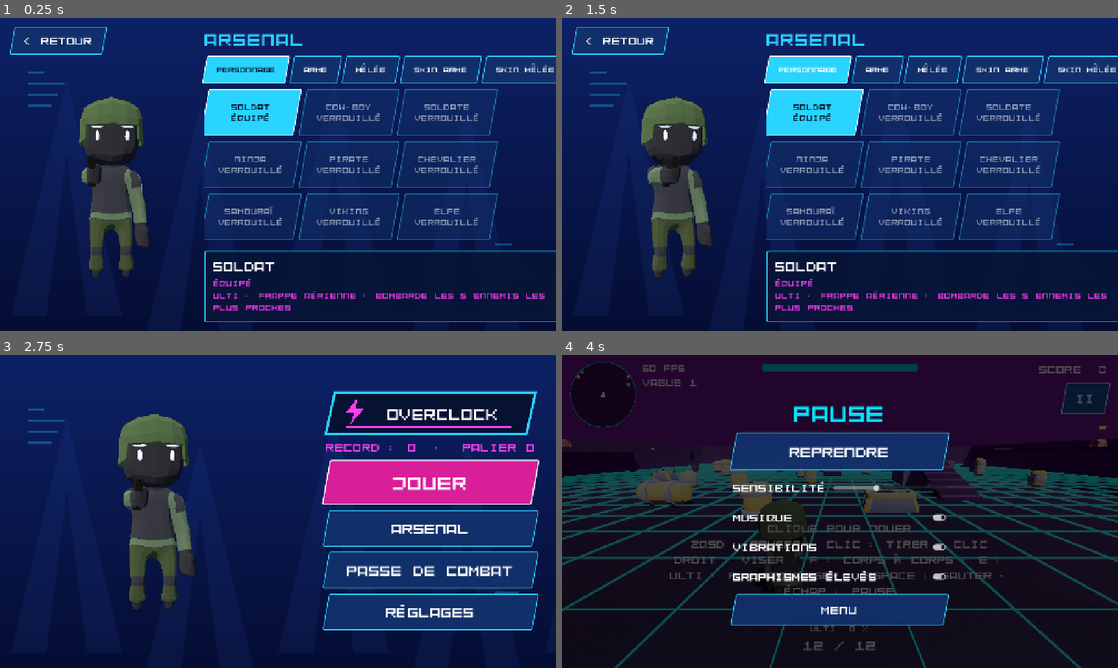
Above: before the commit, frames 1-4 (two rows, left to right).
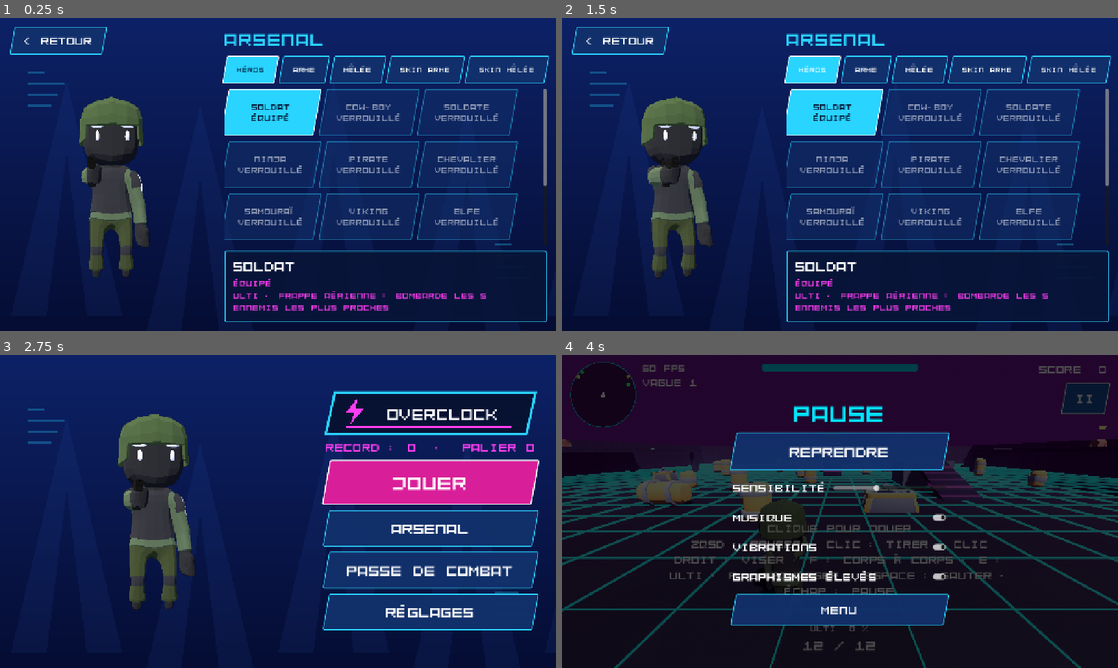
Above: after the commit, the same moments.

Repository: mariusortiz/overclock
Game: Godot game, scene res://scenes/armory.tscn
The game is run twice, just before and just after one commit, with the same random seed, the same clock (stepped at 60 frames per second) and the same inputs. This scene is started directly instead of the project's main scene.
Inputs (mouse positions are in pixels of both pictures, inside the frame that each line leads up to):
- Up to frame 1 (0.25 s): no input
- Up to frame 2 (1.5 s): click (806, 71) at 0.5 s, where only the run before the commit has a clickable "PERSONNAGE"; click (812, 71) at 1.25 s, where only the run after the commit has a clickable "HÉROS"
- Up to frame 3 (2.75 s): click "< RETOUR" at 2 s
- Up to frame 4 (4 s): click "JOUER" at 2.75 s; click "II" at 3.5 s

The runs differ from the first frame. In frame 1, 8.6% of the frame differs, in the area x 24-100%, y 4-98%; in frame 2, 8.6%; in frame 3, less than 0.1%; in frame 4, less than 0.1%.

Commit message:
Melee: brighter steel, finer skin pattern, larger preview, tabs that fit
Co-Authored-By: Claude Fable 5.2 <noreply@anthropic.com>
Claude-Session: https://claude.ai/code/session_01TMrhLU8C9hMQ3DU14F1G1z

Diff:
--- a/scripts/armory.gd
+++ b/scripts/armory.gd
@@ -7,12 +7,12 @@
 ## Characters that fit on one line of a card.
 const CARD_LINE_LENGTH := 12
 ## Five tabs share the width of the panel.
-const TAB_FONT_SIZE := 18
+const TAB_FONT_SIZE := 17
 
 ## One tab per kind of item. "stats" lists what the detail panel shows:
 ## [label, key in the item, value that fills the bar].
 var _tabs := [
-	{"label": "PERSONNAGE", "key": Loadout.CHARACTER_KEY, "items": Loadout.CHARACTERS, "stats": []},
+	{"label": "HÉROS", "key": Loadout.CHARACTER_KEY, "items": Loadout.CHARACTERS, "stats": []},
 	{"label": "ARME", "key": Loadout.WEAPON_KEY, "items": Loadout.WEAPONS,
 		"stats": [["CADENCE", "fire_rate", 14.0], ["DÉGÂTS", "damage", 10.0], ["CHARGEUR", "magazine", 40.0]]},
 	{"label": "MÊLÉE", "key": Loadout.MELEE_KEY, "items": Loadout.MELEE,
--- a/scripts/character_stage.gd
+++ b/scripts/character_stage.gd
@@ -13,8 +13,10 @@
 ## A gun shown alone is scaled to this length, in meters.
 const FLOAT_GUN_LENGTH := 1.5
 ## A melee weapon shown alone is scaled to this height, within a limit.
-const FLOAT_MELEE_HEIGHT := 1.25
-const FLOAT_MELEE_MAX_SCALE := 2.4
+const FLOAT_MELEE_HEIGHT := 1.7
+const FLOAT_MELEE_MAX_SCALE := 3.4
+## It leans a little, so that a blade is never seen exactly edge-on.
+const FLOAT_MELEE_TILT := 0.3
 
 var _time := 0.0
 var _character: CharacterModel
@@ -42,6 +44,7 @@
 		if _focus == Focus.MELEE:
 			# Held by its handle: lower it so that its middle is the one floating.
 			holder.position.y -= _melee_middle * _melee_scale
+			holder.rotation.x = FLOAT_MELEE_TILT
 			holder.scale = Vector3.ONE * _melee_scale
 		return
 	_pivot.rotation.y = PI + sin(_time * TURN_SPEED) * TURN_RANGE
--- a/scripts/loadout.gd
+++ b/scripts/loadout.gd
@@ -150,20 +150,22 @@
 ## Look of each part of a melee weapon, by the material name it has in the
 ## model: [texture or "", color, metallic, roughness].
 const MELEE_MATERIALS := {
-	"Blade": ["steel", Color(0.82, 0.84, 0.88), 0.85, 0.3],
-	"Edge": ["", Color(0.93, 0.95, 0.98), 0.9, 0.18],
+	"Blade": ["steel", Color(0.95, 0.97, 1.0), 0.45, 0.35],
+	"Edge": ["", Color(1.0, 1.0, 1.0), 0.3, 0.25],
 	"Wood": ["wood", Color.WHITE, 0.0, 0.7],
 	"Grip": ["grip", Color.WHITE, 0.0, 0.85],
 	"Wrap": ["wrap", Color.WHITE, 0.0, 0.8],
-	"Guard": ["steel", Color(0.28, 0.28, 0.32), 0.8, 0.4],
-	"Brass": ["", Color(0.8, 0.6, 0.25), 0.9, 0.3],
+	"Guard": ["steel", Color(0.36, 0.36, 0.42), 0.5, 0.4],
+	"Brass": ["", Color(0.9, 0.68, 0.28), 0.5, 0.35],
 	"Accent": ["", Color(0.75, 0.12, 0.12), 0.3, 0.5],
 }
 ## Parts of a melee weapon that a skin repaints.
 const MELEE_PAINTED_PARTS: Array[String] = ["Blade", "Accent"]
 const MELEE_TEXTURE_SCALE := 9.0
-
-## Materials already built, by melee part name or by skin id. Kept for the
+## A blade is small: the skin's pattern is drawn finer on it than on a gun.
+const MELEE_PATTERN_SCALE := 4.0
+
+## Materials already built, by melee part name or by skin and scale. Kept for the
 ## whole session: a weapon must never outlive the material it is drawn with.
 static var _materials := {}
 
@@ -261,7 +263,7 @@
 	part.mesh = load(MELEE_DIR + item.model + ".obj")
 	var finish: StandardMaterial3D = null
 	if not skin.is_empty() and skin.pattern:
-		finish = _finish(skin)
+		finish = _finish(skin, MELEE_PATTERN_SCALE)
 	for surface in part.mesh.get_surface_count():
 		var part_name := part.mesh.surface_get_material(surface).resource_name
 		if finish and part_name in MELEE_PAINTED_PARTS:
@@ -319,7 +321,7 @@
 static func _apply_skin(gun: Node3D, skin: Dictionary) -> void:
 	if not skin.pattern:
 		return
-	var finish := _finish(skin)
+	var finish := _finish(skin, PATTERN_SCALE)
 	for part: MeshInstance3D in gun.get_children():
 		for surface in part.mesh.get_surface_count():
 			var original := part.mesh.surface_get_material(surface)
@@ -327,14 +329,16 @@
 				part.set_surface_override_material(surface, finish)
 
 
-## The material a skin paints with: its pattern, and its glow if it has one.
-static func _finish(skin: Dictionary) -> StandardMaterial3D:
-	if _materials.has(skin.id):
-		return _materials[skin.id]
+## The material a skin paints with: its pattern, repeated every 1 / `scale`
+## meters, and its glow if it has one.
+static func _finish(skin: Dictionary, scale: float) -> StandardMaterial3D:
+	var key := "%s %s" % [skin.id, scale]
+	if _materials.has(key):
+		return _materials[key]
 	var finish := StandardMaterial3D.new()
 	finish.albedo_texture = load(SKIN_DIR + skin.id + ".png")
 	finish.uv1_triplanar = true
-	finish.uv1_scale = Vector3.ONE * PATTERN_SCALE
+	finish.uv1_scale = Vector3.ONE * scale
 	finish.metallic = 0.4
 	finish.roughness = 0.4
 	finish.cull_mode = BaseMaterial3D.CULL_DISABLED
@@ -342,7 +346,7 @@
 		finish.emission_enabled = true
 		finish.emission = skin.shot
 		finish.emission_energy_multiplier = skin.glow
-	_materials[skin.id] = finish
+	_materials[key] = finish
 	return finish
 
 
